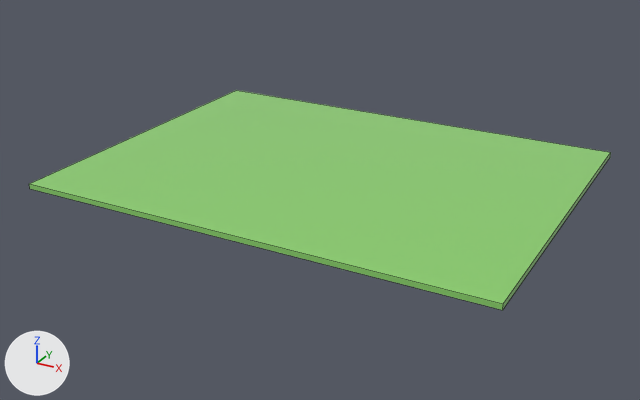
A saved change to the FBX model public/models/soccer field.fbx.
The view is the same before and after, from a camera (50 mm lens) standing at (1.157, -2.183, 0.992) and looking at (-0.016, -0.05, -0.075). Lighting does not change. The marker at lower left points along +X, +Y and +Z. Mesh edges are drawn as thin lines. Where no turn or scale is listed for an object, it has been applied to the vertices.
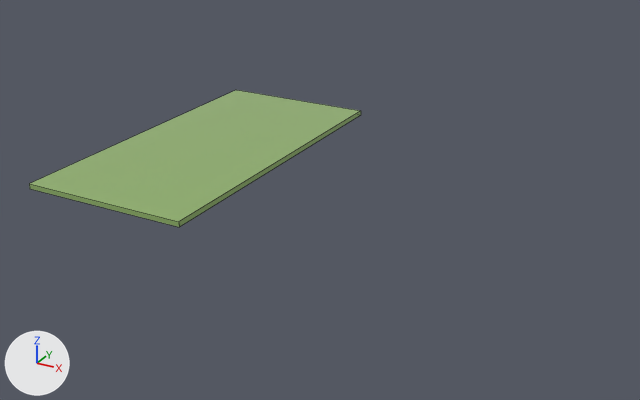
The newer file is also rescaled (x1.886), turned or shifted as a whole; pictures and numbers use the older file's frame.

Where the change shows, as pixel boxes [x1, y1, x2, y2] in the pictures (640 x 400 px):
'Box001', reshaped (43% narrower, 38% shorter)
    before: [29, 90, 611, 310]
    after: [29, 90, 361, 227]

Diff of the bpy script that builds the scene:
```diff
--- a/public/models/soccer field.fbx.py
+++ b/public/models/soccer field.fbx.py
@@ mat_material__25 @@
+mat_material__25 = principled_material('Material #25')
+mat_material__25.base_color = (0.283, 0.449, 0.147)  # green #91b36b
+mat_material__25.roughness = 0.0
@@ me_mesh @@
 me_mesh.from_pydata(...)  # 8 vertices, 6 faces; spans x -0.7..0.7, y -0.53..0.53, z 0.0..0.015
 # used by ob_box001; location = (0.0, 0.0, 0.0)
 # verts and faces of me_mesh; kept vertices keep their numbers, new ones are numbered from 8
 # before: 0 (-0.7, -0.53, 0.0) at pixel (29, 188), 1 (0.7, -0.53, 0.0) at pixel (502, 310), 2 (-0.7, 0.53, 0.0), 3 (0.7, 0.53, 0.0) at pixel (610, 157), 4 (-0.7, -0.53, 0.015) at pixel (29, 183)
 # before: 5 (0.7, -0.53, 0.015) at pixel (503, 303), 6 (-0.7, 0.53, 0.015) at pixel (236, 90), 7 (0.7, 0.53, 0.015) at pixel (610, 152)
-me_mesh.materials.append(mat_material__46)  # green #8cd16d
+# me_mesh part 1
+delete_vertices([1, *range(3, 8)])  # with the faces that use them
+verts[8] = (-0.7, -0.53, 0.016)  # pixel (29, 183)
+verts[9] = (-0.17, -0.53, 0.016)  # pixel (178, 221)
+verts[10] = (-0.17, -0.53, 0.0)  # pixel (179, 227)
+for new, old in zip([11, 12, 13], [8, 9, 10]): verts[new] = verts[old] + (0.0, 1.06, 0.0)
+faces += [(8, 9, 12, 11), (0, 2, 13, 10), (0, 8, 11, 2), (0, 10, 9, 8), (9, 10, 13, 12), (2, 11, 12, 13)]
+me_mesh.materials.append(mat_material__25)  # green #91b36b
```
